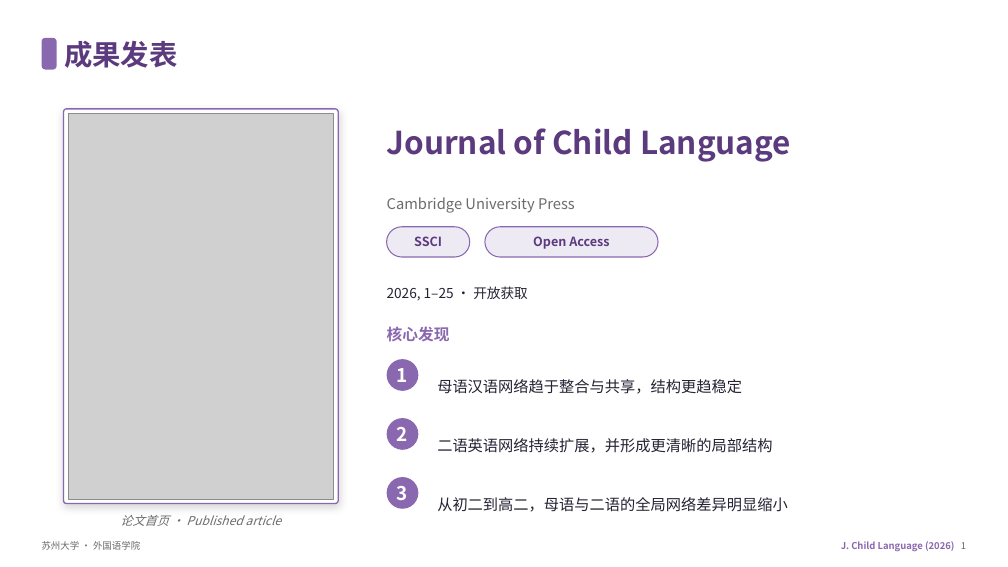
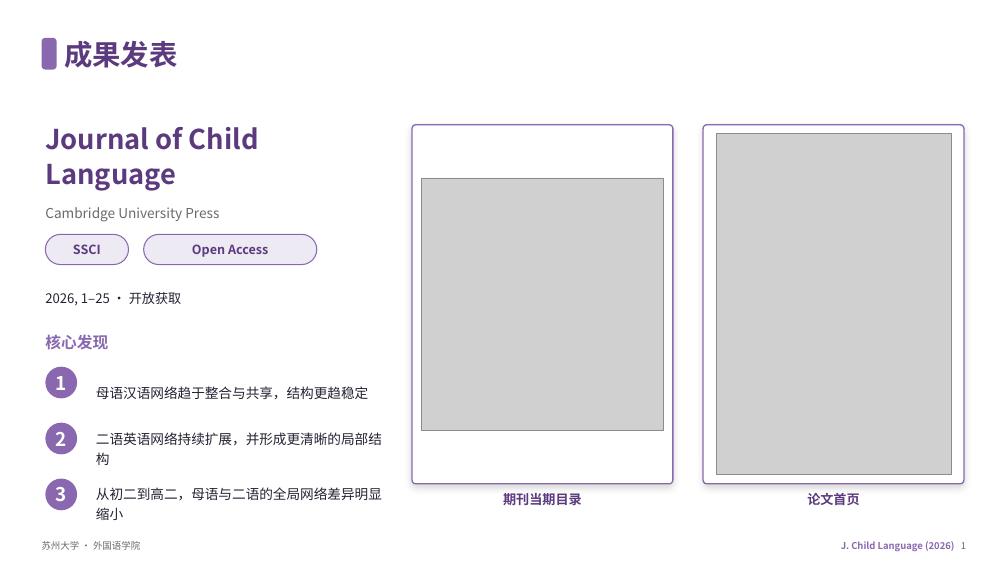
Before and after one commit to wxdanodano1997-creator/NATIONAL-SS-Funding, a slide deck: slide 2 of 汇报PPT/1022-JCL_revised_v4.pptx. Drawn at 1008x567 pixels with LibreOffice and Linux fonts; fonts in the diff are those of the drawing; grey boxes stand for pictures. Boxes give left, top, right and bottom in pixels: in the first picture for what was removed or moved away, otherwise in the second. Text is boxed around its words. In the diff, an @@ line names an element or a change of style, - is before the commit and + after.

```diff
--- a/汇报PPT/1022-JCL_revised_v4.pptx
+++ b/汇报PPT/1022-JCL_revised_v4.pptx
@@ text "Journal of Child Language": place and size @@
-text "Journal of Child Language" at (387, 128, 791, 162)
+text "Journal of Child Language" at (45, 127, 259, 191)
@@ text "Journal of Child Language" at (45, 127, 259, 191): size 30 to 26 pt @@
@@ rounded rectangle: place and size @@
-rounded rectangle at (64, 109, 338, 504)
+rounded rectangle at (412, 125, 673, 484)
@@ rounded rectangle at (412, 125, 673, 484): shadow changed; proportions changed @@
@@ rounded rectangle added at (703, 125, 964, 484), fill #FFFFFF, outline #8A68B0 1.25 pt @@
@@ picture: place and size @@
-picture at (68, 113, 333, 499)
+picture at (716, 134, 951, 475)
@@ picture added at (421, 178, 664, 430) @@
@@ text "Cambridge University Press": place and size @@
-text "Cambridge University Press" at (387, 197, 575, 213)
+text "Cambridge University Press" at (45, 207, 219, 222)
@@ text "Cambridge University Press" at (45, 207, 219, 222): size 14 to 13 pt @@
@@ 3 texts, 2 rounded rectangles: place and size @@
-3 texts, 2 rounded rectangles at (386, 227, 658, 441)
+3 texts, 2 rounded rectangles at (45, 234, 317, 446)
@@ text "2026, 1–25 · 开放获取": place and size @@
-text "2026, 1–25 · 开放获取" at (387, 286, 527, 301)
+text "2026, 1–25 · 开放获取" at (45, 292, 181, 306)
@@ text "2026, 1–25 · 开放获取" at (45, 292, 181, 306): size 13 to 12.5 pt @@
@@ text "核心发现": place and size @@
-text "核心发现" at (387, 326, 450, 342)
+text "核心发现" at (45, 334, 108, 350)
@@ text "1": place and size @@
-text "1" at (397, 368, 408, 382)
+text "1" at (56, 376, 67, 390)
@@ ellipse: place and size @@
-ellipse at (386, 477, 418, 509)
+ellipse at (45, 367, 77, 399)
@@ text "母语汉语网络趋于整合与共享，结构更趋稳定": place and size @@
-text "母语汉语网络趋于整合与共享，结构更趋稳定" at (437, 379, 742, 394)
+text "母语汉语网络趋于整合与共享，结构更趋稳定" at (96, 386, 368, 399)
@@ text "二语英语网络持续扩展，并形成更清晰的局部结构": place and size @@
-text "二语英语网络持续扩展，并形成更清晰的局部结构" at (437, 438, 772, 453)
+text "二语英语网络持续扩展，并形成更清晰的局部结构" at (96, 432, 382, 465)
@@ ellipse: place and size @@
-ellipse at (386, 359, 418, 391)
+ellipse at (45, 423, 77, 454)
@@ ellipse: place and size @@
-ellipse at (386, 418, 418, 450)
+ellipse at (45, 479, 77, 510)
@@ text "3": place and size @@
-text "3" at (397, 486, 408, 500)
+text "3" at (56, 487, 67, 501)
@@ size 14.5 to 13 pt in 3 elements at (96, 386, 368, 399), (96, 432, 382, 465), (96, 487, 382, 520) @@
@@ text "从初二到高二，母语与二语的全局网络差异明显缩小": place and size @@
-text "从初二到高二，母语与二语的全局网络差异明显缩小" at (437, 497, 788, 512)
+text "从初二到高二，母语与二语的全局网络差异明显缩小" at (96, 487, 382, 520)
@@ text added at (503, 493, 582, 505), 12.5 pt, text #5B3A7E, bold @@
+期刊当期目录
@@ text at (807, 493, 859, 505): text changed; size 11.5 to 12.5 pt; text colour #6B6B6B to #5B3A7E; bold on; italic off @@
-论文首页 · Published article
+论文首页
```
Also in this commit, not shown: 2 other files.
